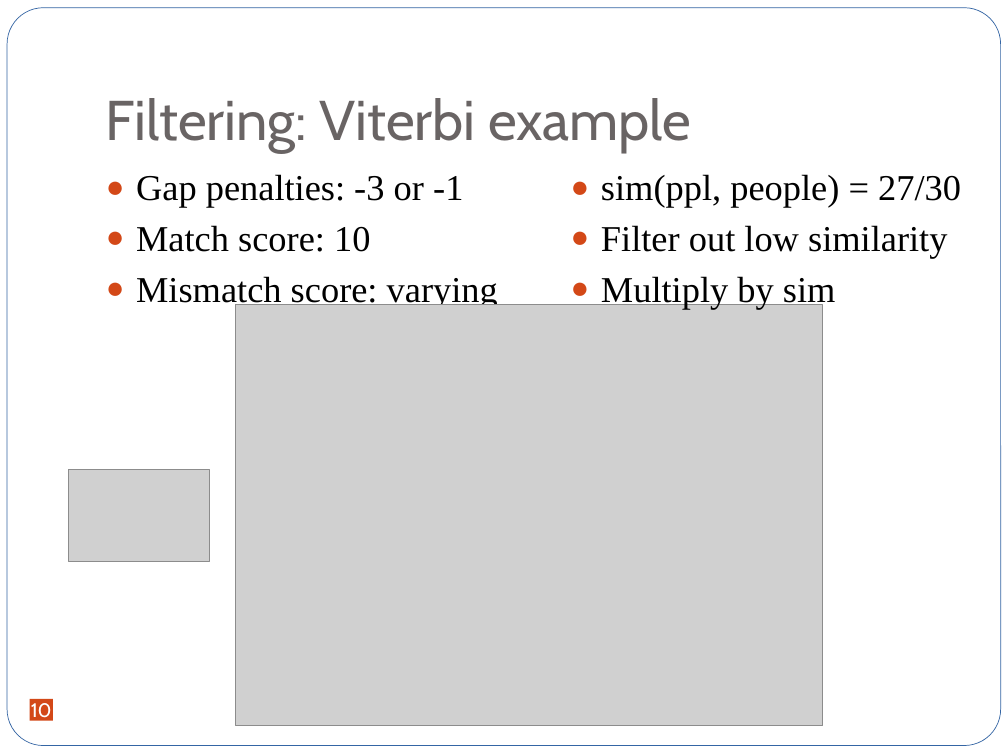
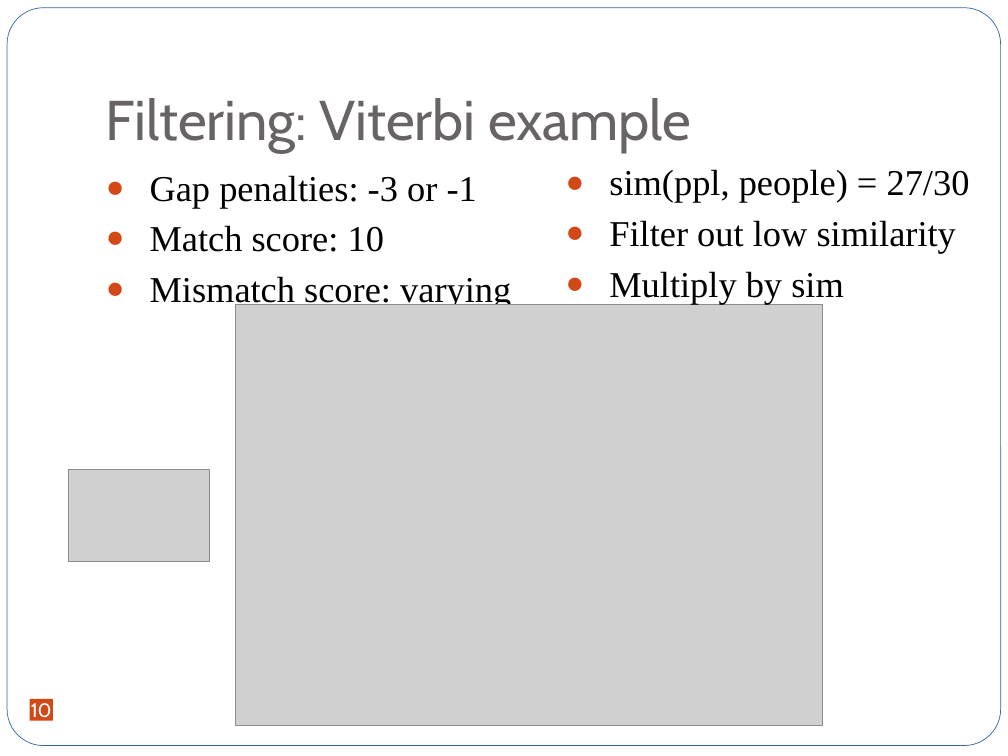
Before and after one commit to jxjzhang/CS246, a slide deck: slide 10 of Tweets purification.pptx. Drawn at 1008x756 pixels with LibreOffice and Linux fonts; fonts in the diff are those of the drawing; grey boxes stand for pictures. Boxes give left, top, right and bottom in pixels: in the first picture for what was removed or moved away, otherwise in the second. Text is boxed around its words. In the diff, an @@ line names an element or a change of style, - is before the commit and + after.

```diff
--- a/Tweets purification.pptx
+++ b/Tweets purification.pptx
@@ text "Gap penalties: -3 or -1" at (150, 175, 511, 309): indent changed @@
@@ text "sim(ppl, people) = 27/30" at (609, 169, 970, 304): indent changed @@
```
Also in this commit, not shown: 11 other slides changed.
